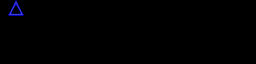
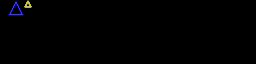
The second w=256, h=64 image is a revision of the first. Changes to its layers:
painted on "sprites.png" over [24, 0, 32, 8]
